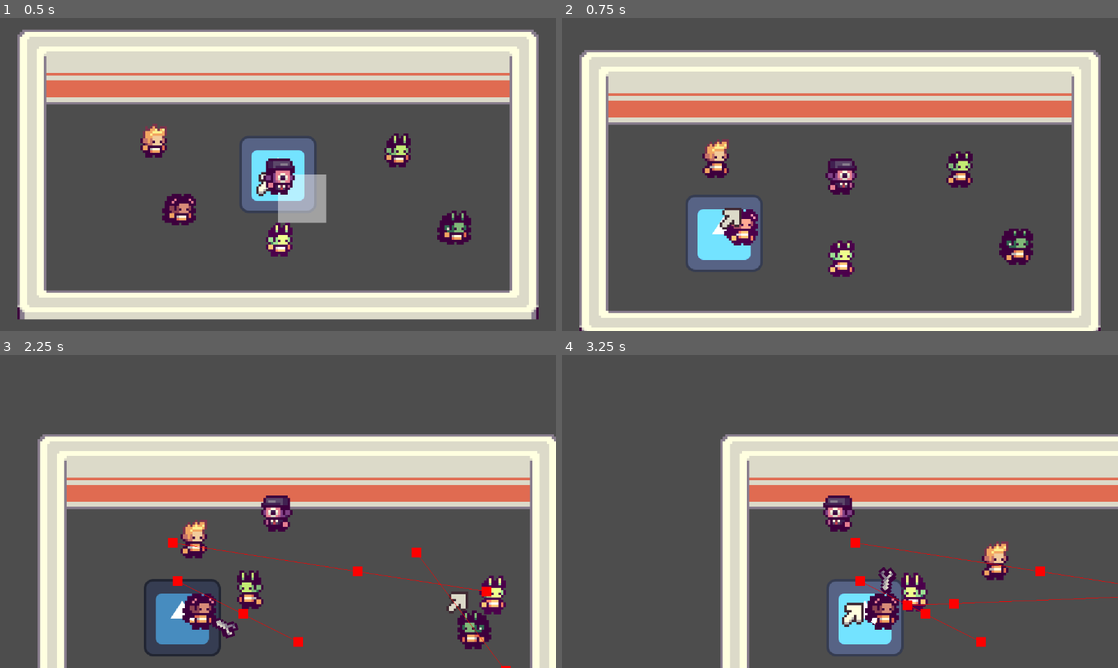
Above: before the commit, frames 1-4 (two rows, left to right).
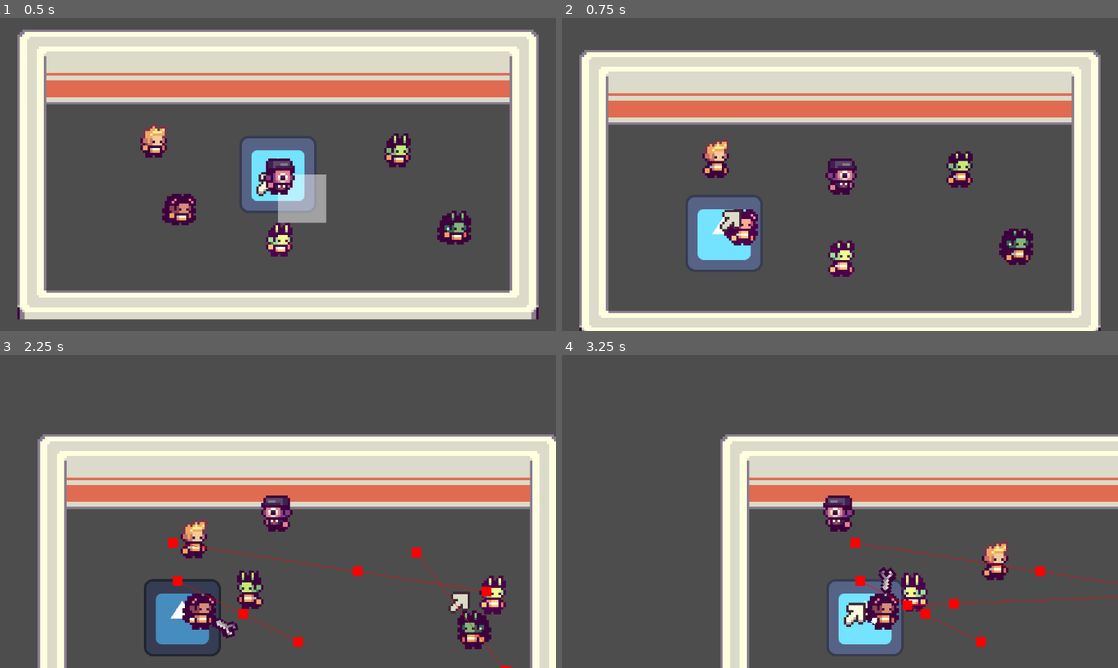
Above: after the commit, the same moments.

Repository: EEGAR1/summer-game-jam
Game: Godot game, scene res://scenes/main.tscn
The game is run twice, just before and just after one commit, with the same random seed, the same clock (stepped at 60 frames per second) and the same inputs. The engine's default icon, where the game draws it, is replaced by a stand-in: a white triangle on a blue panel in a dark square.
Inputs (mouse positions are in pixels of both pictures, inside the frame that each line leads up to):
- Up to frame 1 (0.5 s): no input
- Up to frame 2 (0.75 s): move the mouse to (739, 205) at 0.52 s; press the mouse at (739, 205) at 0.53 s; hold W (move_up) from 0.53 s (still down)
- Up to frame 3 (2.25 s): move the mouse to (150, 542) at 1.27 s; release the mouse at (150, 542) at 1.28 s; click (150, 542) at 1.35 s; move the mouse to (467, 592) at 2.02 s; release W (move_up) at 2.03 s; press the mouse at (467, 592) at 2.03 s; hold A (move_left) from 2.03 s (still down)
- Up to frame 4 (3.25 s): keep holding A (move_left); move the mouse to (862, 605) at 2.77 s; release the mouse at (862, 605) at 2.78 s; click (862, 605) at 2.85 s

Frame 1 is identical in both runs. In frame 2, 0.1% of the frame differs, in the area x 28-33%, y 60-69%; in frame 3, 0.1%; in frame 4, 0.2%, in the area x 50-55%, y 79-87%.

Commit message:
Refactor mouse position update to use lerp for smoother movement

Diff:
--- a/scripts/mouse.gd
+++ b/scripts/mouse.gd
@@ -5,7 +5,7 @@
 # Called every frame. 'delta' is the elapsed time since the previous frame.
 func _process(delta: float) -> void:
 	Input.set_mouse_mode(Input.MOUSE_MODE_HIDDEN)
-	global_position = get_global_mouse_position()
+	global_position = lerp(global_position, get_global_mouse_position(), 30 * delta)
 	var overlp = get_overlapping_areas().filter(func(x): return x.is_in_group("POI"))
 	if overlp != [] and overlp != null:	Globals.hover_target = overlp.back()
 	else:	Globals.hover_target = null
